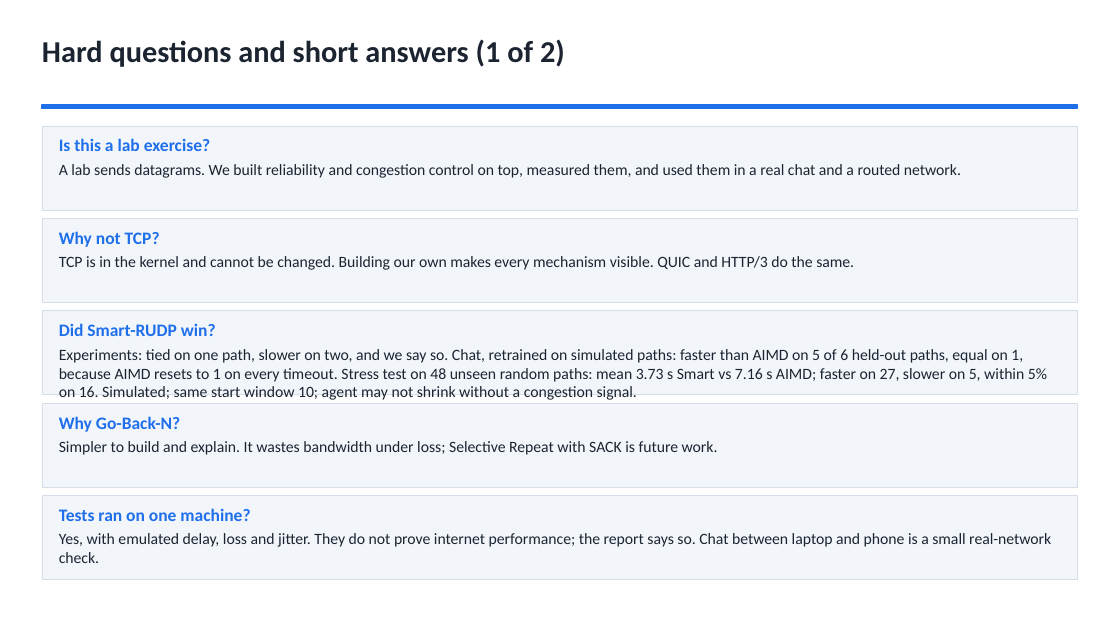
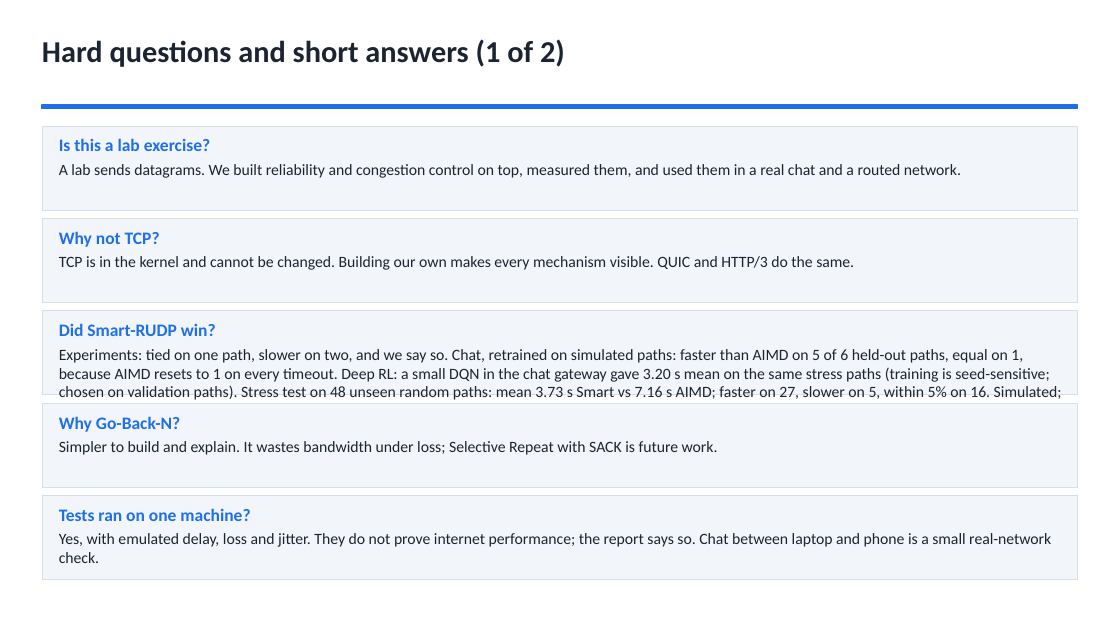
Before and after one commit to Capsturrrr/rudp, a slide deck: slide 26 of docs/RUDP_Host_Guide.pptx. Drawn at 1120x630 pixels with LibreOffice and Linux fonts; fonts in the diff are those of the drawing. Boxes give left, top, right and bottom in pixels: in the first picture for what was removed or moved away, otherwise in the second. Text is boxed around its words. In the diff, an @@ line names an element or a change of style, - is before the commit and + after.

```diff
--- a/docs/RUDP_Host_Guide.pptx
+++ b/docs/RUDP_Host_Guide.pptx
@@ text at box(59, 349, 1062, 400): text changed @@
-Experiments: tied on one path, slower on two, and we say so. Chat, retrained on simulated paths: faster than AIMD on 5 of 6 held-out paths, equal on 1, because AIMD resets to 1 on every timeout. Stress test on 48 unseen random paths: mean 3.73 s Smart vs 7.16 s AIMD; faster on 27, slower on 5, within 5% on 16. Simulated; same start window 10; agent may not shrink without a congestion signal.
+Experiments: tied on one path, slower on two, and we say so. Chat, retrained on simulated paths: faster than AIMD on 5 of 6 held-out paths, equal on 1, because AIMD resets to 1 on every timeout. Deep RL: a small DQN in the chat gateway gave 3.20 s mean on the same stress paths (training is seed-sensitive; chosen on validation paths). Stress test on 48 unseen random paths: mean 3.73 s Smart vs 7.16 s AIMD; faster on 27, slower on 5, within 5% on 16. Simulated; same start window 10; agent may not shrink without a congestion signal.
```
Also in this commit, not shown: 2 other slides changed, 19 other files.
